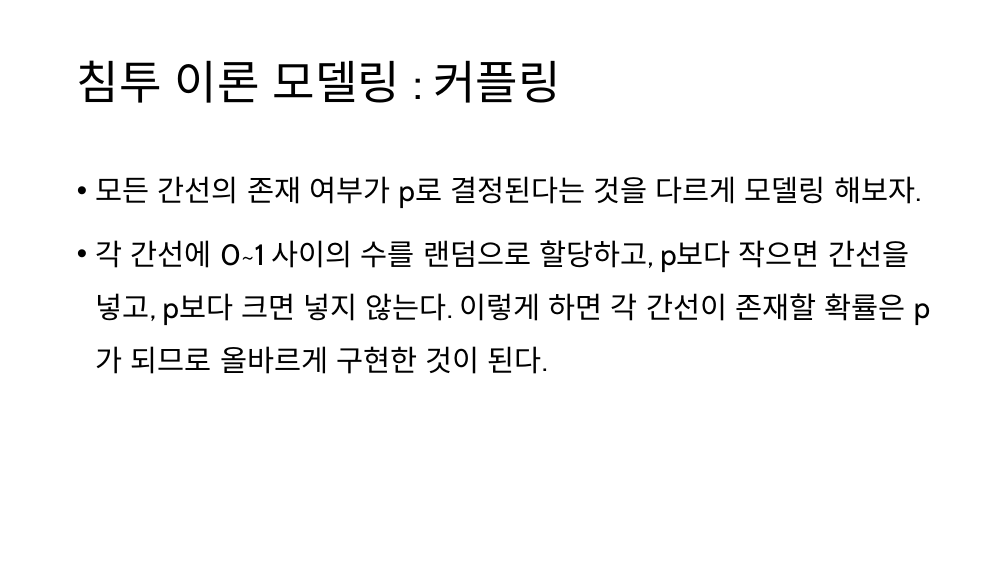
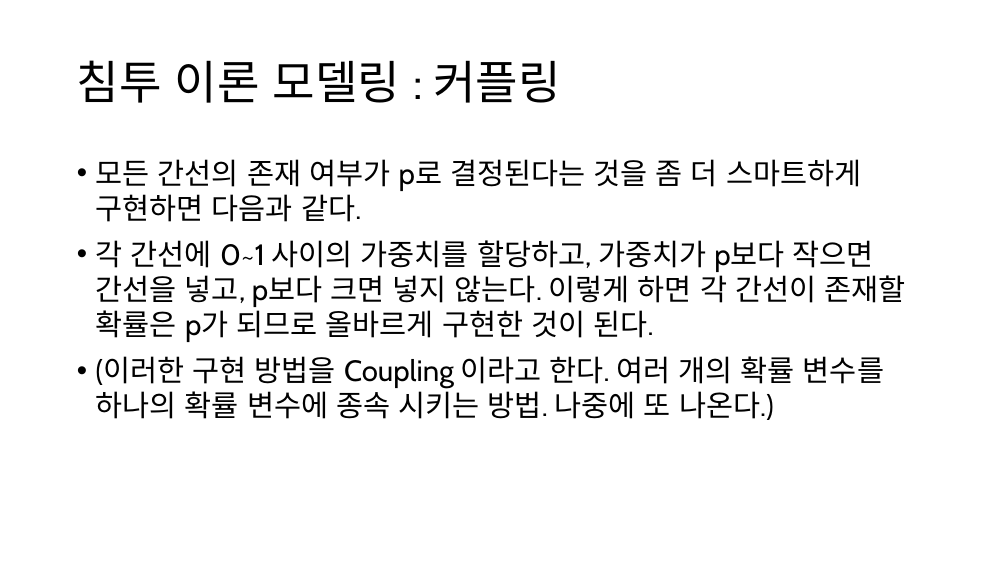
Before and after one commit to singrum/percolation-model, a slide deck: slide 7 of percolation.pptx. Drawn at 1008x567 pixels with LibreOffice and Linux fonts; fonts in the diff are those of the drawing. Boxes give left, top, right and bottom in pixels: in the first picture for what was removed or moved away, otherwise in the second. Text is boxed around its words. In the diff, an @@ line names an element or a change of style, - is before the commit and + after.

```diff
--- a/percolation.pptx
+++ b/percolation.pptx
@@ text at [96, 159, 906, 420]: text changed @@
-• 모든 간선의 존재 여부가 p로 결정된다는 것을 다르게 모델링 해보자.
-• 각 간선에 0~1 사이의 수를 랜덤으로 할당하고, p보다 작으면 간선을 넣고, p보다 크면 넣지 않는다. 이렇게 하면 각 간선이 존재할 확률은 p가 되므로 올바르게 구현한 것이 된다.
+• 모든 간선의 존재 여부가 p로 결정된다는 것을 좀 더 스마트하게 구현하면 다음과 같다.
+• 각 간선에 0~1 사이의 가중치를 할당하고, 가중치가 p보다 작으면 간선을 넣고, p보다 크면 넣지 않는다. 이렇게 하면 각 간선이 존재할 확률은 p가 되므로 올바르게 구현한 것이 된다.
+• (이러한 구현 방법을 Coupling 이라고 한다. 여러 개의 확률 변수를 하나의 확률 변수에 종속 시키는 방법. 나중에 또 나온다.)
```
Also in this commit, not shown: 4 other slides changed, 7 slides added, 2 slides removed, 1 other file.
